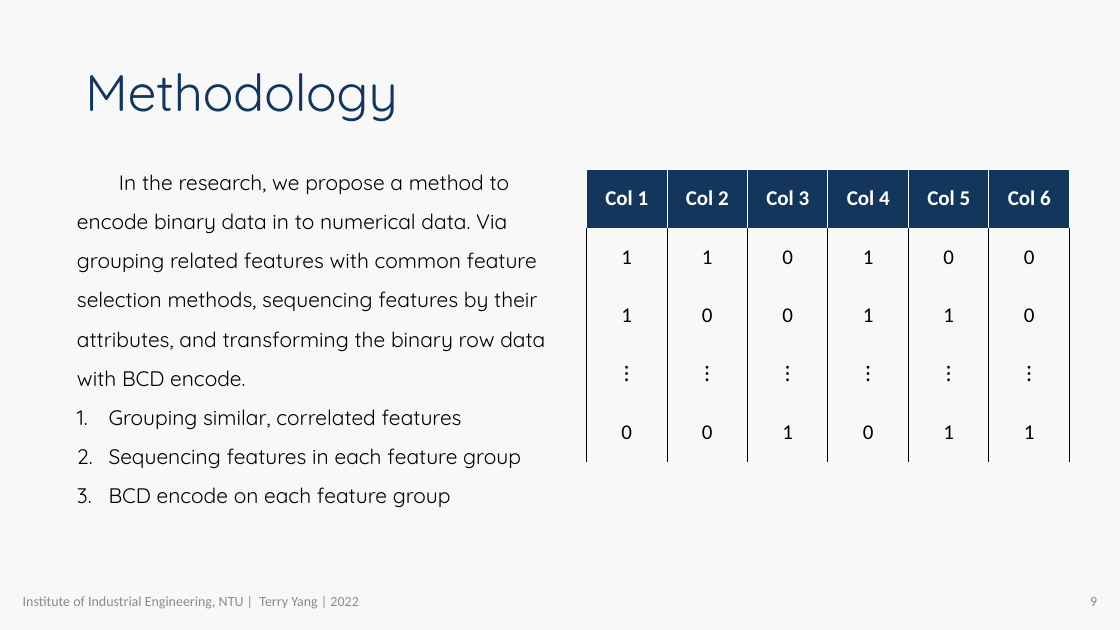
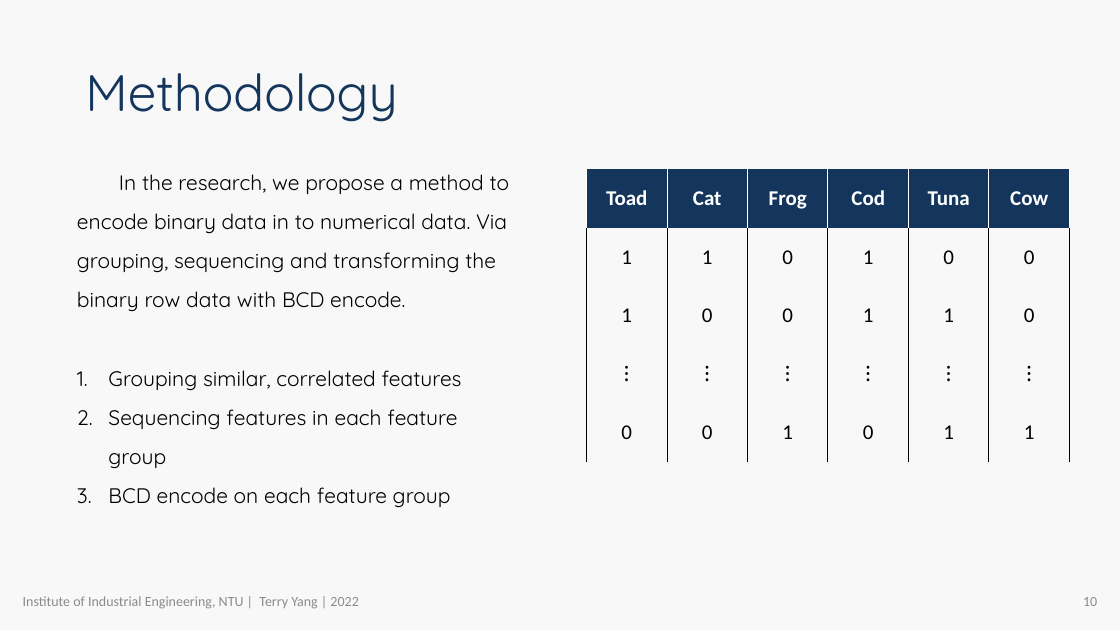
Before and after one commit to R64825/NTUIIE-Research, a slide deck: slide 10 of ppt/APIEMS TerryYang.pptx (slide 9 before the commit). Drawn at 1120x630 pixels with LibreOffice and Linux fonts; fonts in the diff are those of the drawing; background and template pictures are left out. Boxes give left, top, right and bottom in pixels: in the first picture for what was removed or moved away, otherwise in the second. Text is boxed around its words. In the diff, an @@ line names an element or a change of style, - is before the commit and + after.

```diff
--- a/ppt/APIEMS TerryYang.pptx
+++ b/ppt/APIEMS TerryYang.pptx
@@ text at (77,174,510,311): text changed @@
-In the research, we propose a method to encode binary data in to numerical data. Via grouping related features with common feature selection methods, sequencing features by their attributes, and transforming the binary row data with BCD encode.
+In the research, we propose a method to encode binary data in to numerical data. Via grouping, sequencing and transforming the binary row data with BCD encode.
@@ table at (586,170,1070,462) @@
-row 1: Col 1 | Col 2 | Col 3 | Col 4 | Col 5 | Col 6
+row 1: Toad | Cat | Frog | Cod | Tuna | Cow
@@ borders changed @@
@@ page number at (1083,597,1097,606): text changed @@
-9
+10
```
Also in this commit, not shown: 17 other slides changed, 2 slides added, 1 slide removed, 2 other files.
